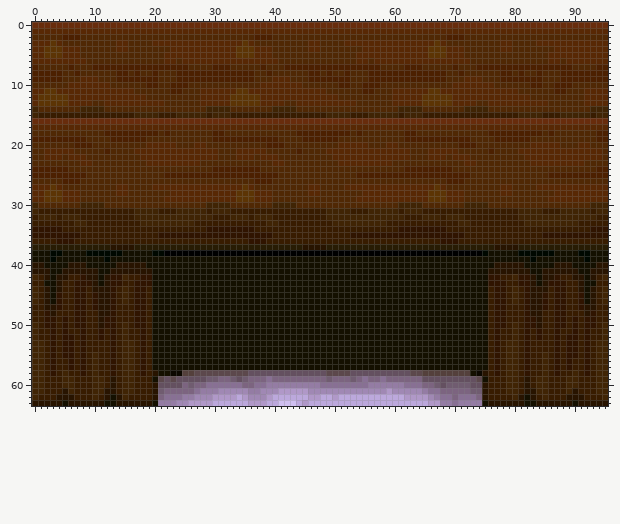
Sprite sheet, stored at enginefx/textures-32/pack002/pedestal_wooden.png. This is how it looked before the edit.
The file is 96x64 pixels. Colours within 5 levels of each other are drawn and written as one.
Once edited:
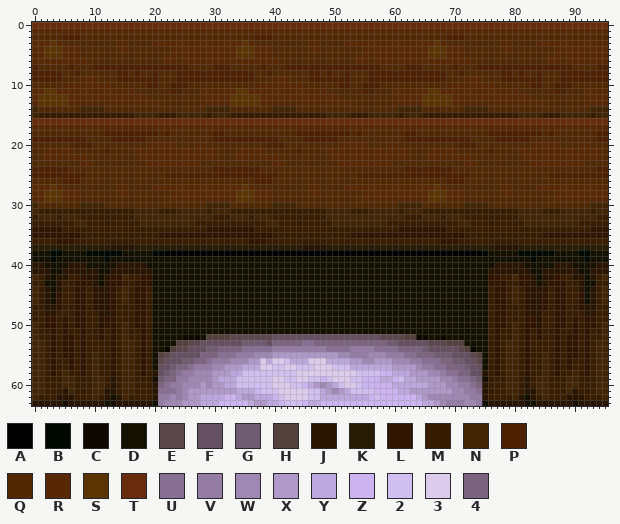
Palette (. is transparent): A #000000  B #000800  C #0c0800  D #141000  E #5c484c  F #645060  G #705c70  H #54403c  J #281400  K #281c04  L #301400  M #381c00  N #402404  P #4c2000  Q #502804  R #582804  S #5c3404  T #682c0c  U #887094  V #947ca4  W #a088b4  X #b098c8  Y #bca8dc  Z #ccb4f0  2 #d0c0f0  3 #dcccec  4 #7c6480
Author's note on the commit: updated perspectives and brightness n stuff Redid them :)
What changed:
@@ x 19..76 @@
 51 MDDDDDDDDDDDDDDDDDDDDDDDDDDDDDDDDDDDDDDDDDDDDDDDDDDDDDDDDM
-52 MDDDDDDDDDDDDDDDDDDDDDDDDDDDDDDDDDDDDDDDDDDDDDDDDDDDDDDDDM
-53 MDDDDDDDDDDDDDDDDDDDDDDDDDDDDDDDDDDDDDDDDDDDDDDDDDDDDDDDDM
-54 MDDDDDDDDDDDDDDDDDDDDDDDDDDDDDDDDDDDDDDDDDDDDDDDDDDDDDDDDM
-55 MDDDDDDDDDDDDDDDDDDDDDDDDDDDDDDDDDDDDDDDDDDDDDDDDDDDDDDDDM
-56 MDDDDDDDDDDDDDDDDDDDDDDDDDDDDDDDDDDDDDDDDDDDDDDDDDDDDDDDDM
-57 MDDDDDDDDDDDDDDDDDDDDDDDDDDDDDDDDDDDDDDDDDDDDDDDDDDDDDDDDM
-58 MJDDCCHHEEEEEEEEEFFFFFFFFFFFFFEEEEFFFFFFFFFFEEHHHHHHHHDCJM
-59 MDEFEFFFFFGG44GFG444U444444444G444G4U44U444444FFFFFFFFFEDM
-60 MJFFFF4G44UUUUUU44UUVVVVVVVVVUUUUUUUUVVVVVVUUU44GFGGGGFFJM
-61 MJG44444UVVVWWWWWVVWWWXXXXXWWWWWWWWWWWWWXWWWWWVUU44444GGJM
-62 MJ4UUUVVWWWXXXXYXWWWXYYYYYYXXYYXYYYYYYYYYYYXXXXWVUU4UUU4JM
-63 JDVVVWWXXXXYYYYYYXXXYY222YXYYYYYYYYYYYYYYYYYYYYXXVVUVVVVDJ
+52 MDDDDDCCCDHHHHEEEEEEEFFFFFFFFFFFFFFFFFFEEEEHHCCDDCDDDDDDDM
+53 MDDDDHHEEFFFFFFFGGGGF44444UU444444444444GGFFFFFEEEHHHDDDDM
+54 MDDCHEEFFFGG4444UUUUUVVVVVVVVVUUUUVVVVUUUU4444GFFFFFEHCDDM
+55 MDHEFFFFF444UUUVVVWWWXXXXXXXXXXXWWVVVWWWVVVUU444GGGFFFEHDM
+56 MDEFFFGG44UVVVWWWXX3Y332YYY333YYYYXXWWXXXWWWVVUUU44GGFFEDM
+57 MDFFG44UVVVWWXXXYYY332233222333222YYYYYYYXXXXWVVUU444GFFDM
+58 MJFG4UVVWWWXXXYY22222222233333333332222ZZYYYXXXWWVUU44FFJM
+59 MDG44VVWWWWXYYY22222233223322Z233322ZZZYYZ2YYXXXXWWVUU4GDM
+60 MJ4UVVWWWXWXXYY22222233322ZYXWXY2332ZZZZZYYYYYYXXXWWVVU4JM
+61 MJUUUVWXXXXXXXXYYYZ2223333322YXWXY2222ZZZZYYXXXXXXXWWVVUJM
+62 MJVVWVWXXYYYYZZYXXYYYZ2333322YYYYYYYYZ2ZZZZZZYXWWWWWWWVVJM
+63 JDVWWWXXXYYYZZZZZYXXYYZ222ZYYZZZZZZZZZZZZZZZZZYYXWVVVWWVDJ
Boxes around the changes in both pictures, in picture pixels (x1, y1, x2, y2):
changed: (158, 334, 482, 406)
